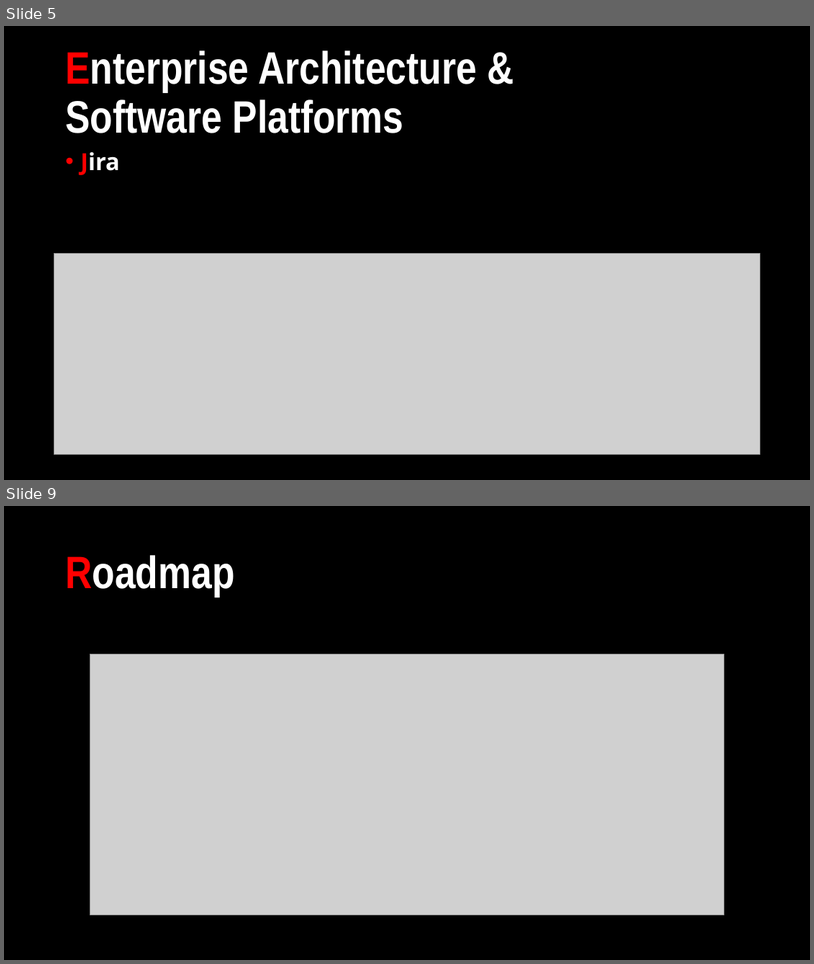
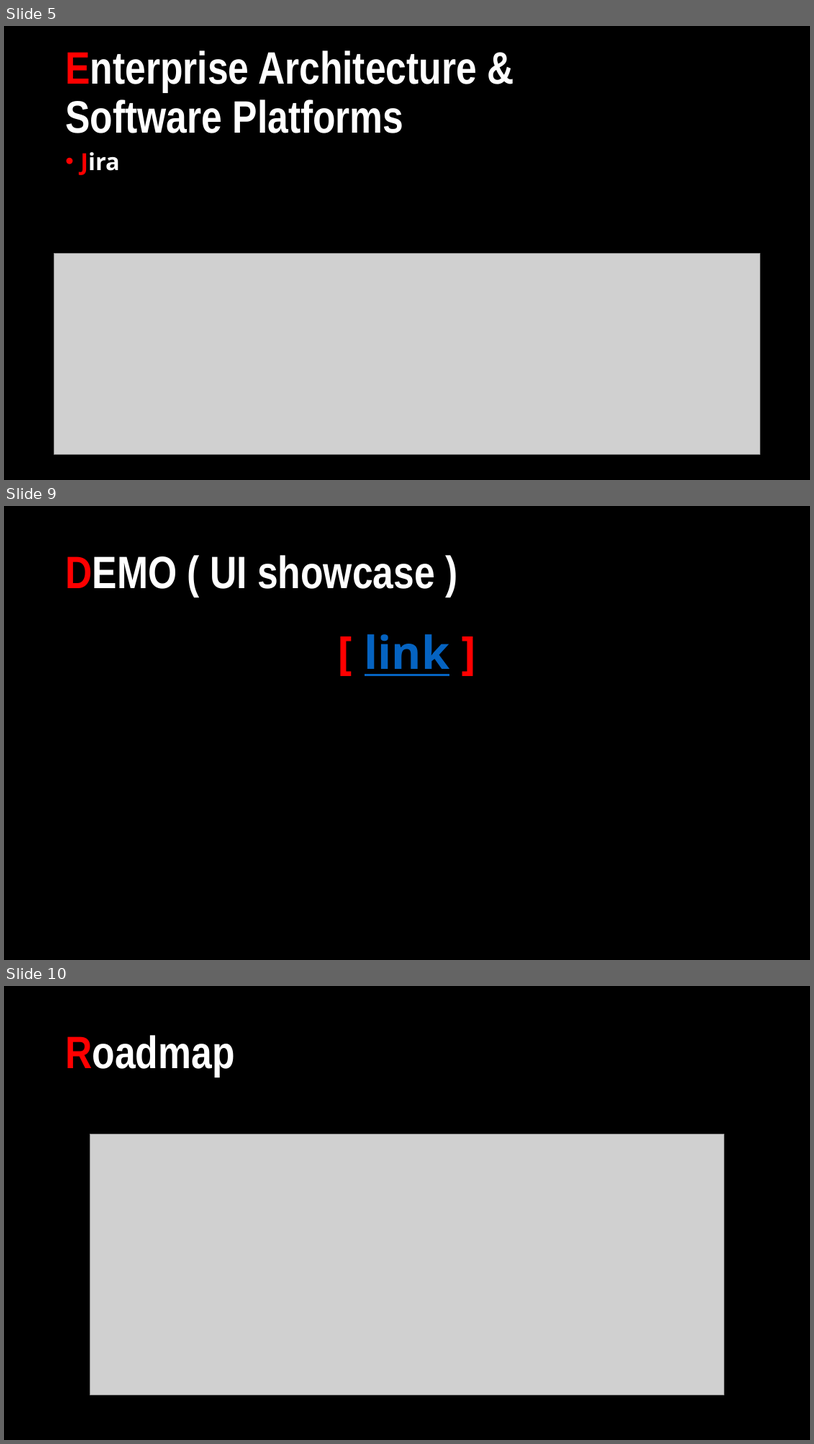
Before and after one commit to Netflix-Clone-MicFlix/Documentation, a slide deck: Sprint presentations/Individual_Project-Sprint3.pptx. Shown one above the other, each under a label of ours: slides 5 and 9 before the commit, slides 5, 9 and 10 after it; the slides between them are not shown. The pictures are 814x964 and 814x1444 pixels, drawn with LibreOffice and Linux fonts; fonts in the diff are those of the drawing; grey boxes stand for pictures. Boxes give left, top, right and bottom in pixels: in the first picture for what was removed or moved away, otherwise in the second. Text is boxed around its words. In the diff, an @@ line names an element or a change of style, - is before the commit and + after.

```diff
--- a/Sprint presentations/Individual_Project-Sprint3.pptx
+++ b/Sprint presentations/Individual_Project-Sprint3.pptx
@@ slide 9 added at [4,506,810,960], background #000000 @@
@@ title added at [65,555,435,589], 54 pt, text #FFFFFF, bold @@
+DEMO ( UI showcase )
@@ text added at [365,634,450,676], 54 pt, text #0563C1, bold, underline @@
+[ link ]
@@ what was slide 9 is now slide 10 @@
```
Also in this commit, not shown: 5 slides changed.
